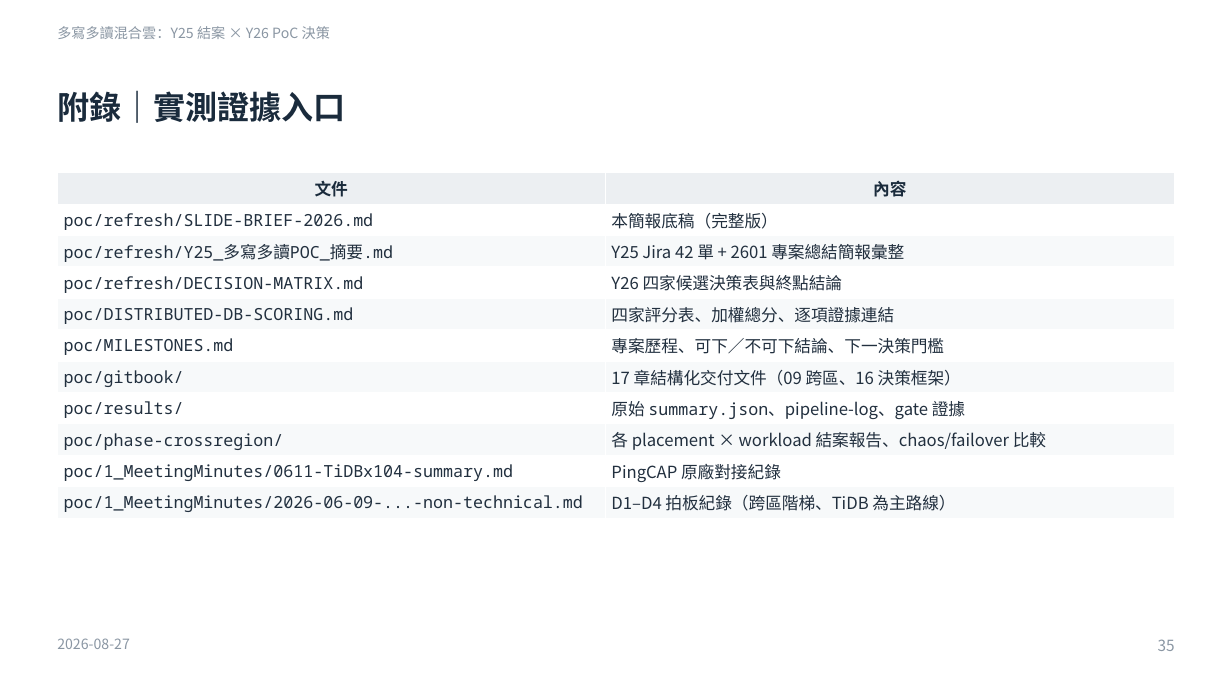
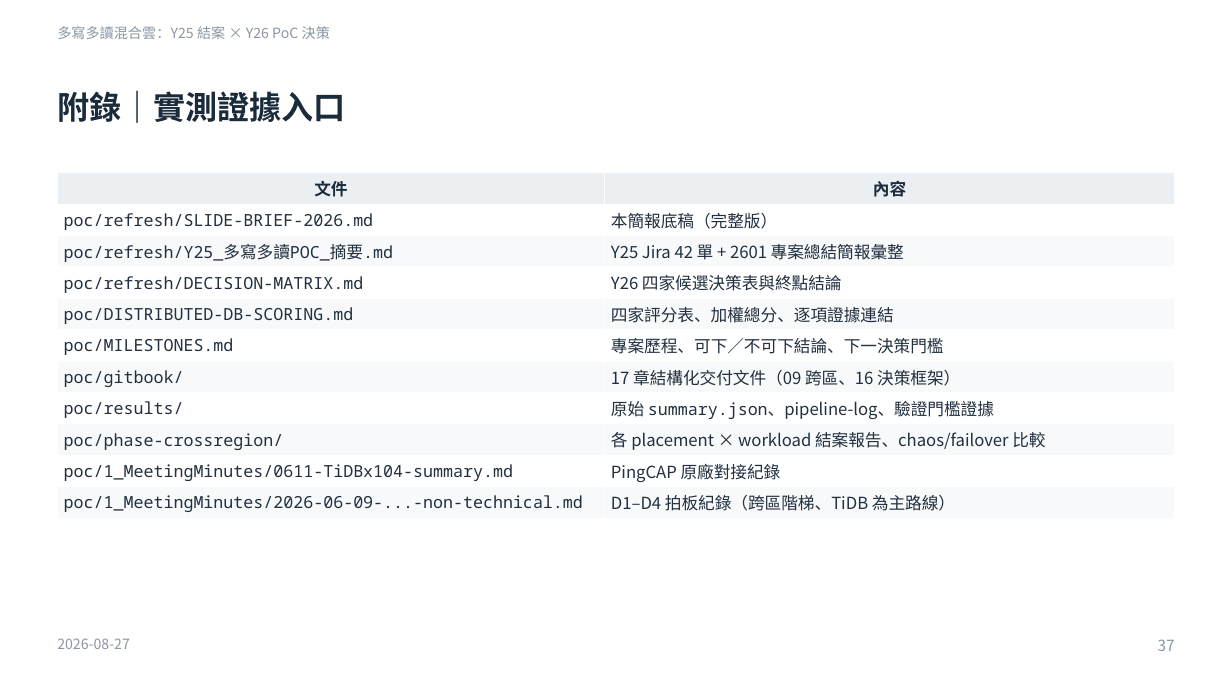
Before and after one commit to heavenruler/dba_career, a slide deck: slide 37 of poc/refresh/0827_slide.pptx (slide 35 before the commit). Drawn at 1232x693 pixels with LibreOffice and Linux fonts; fonts in the diff are those of the drawing. Boxes give left, top, right and bottom in pixels: in the first picture for what was removed or moved away, otherwise in the second. Text is boxed around its words. In the diff, an @@ line names an element or a change of style, - is before the commit and + after.

```diff
--- a/poc/refresh/0827_slide.pptx
+++ b/poc/refresh/0827_slide.pptx
@@ table at [57, 173, 1175, 518] @@
-row 8, column 2: 原始 summary.json、pipeline-log、gate 證據
+row 8, column 2: 原始 summary.json、pipeline-log、驗證門檻證據
@@ text at [1158, 639, 1175, 651]: text changed @@
-35
+37
```
Also in this commit, not shown: 20 other slides changed, 2 slides added, 2 other files.
